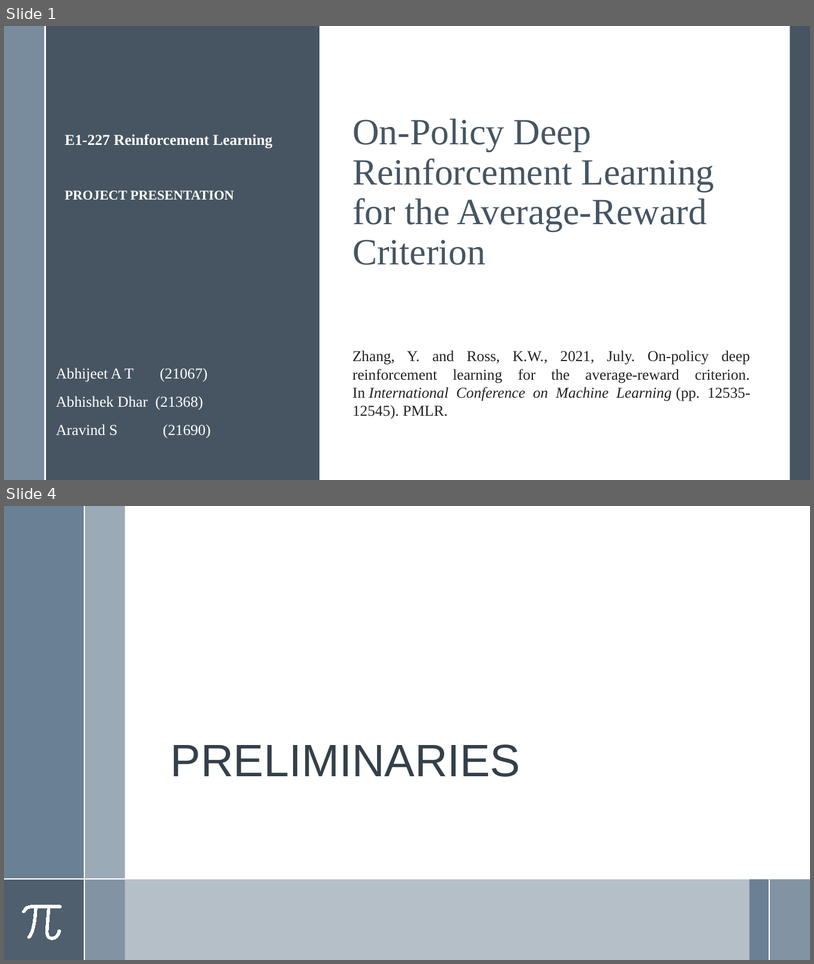
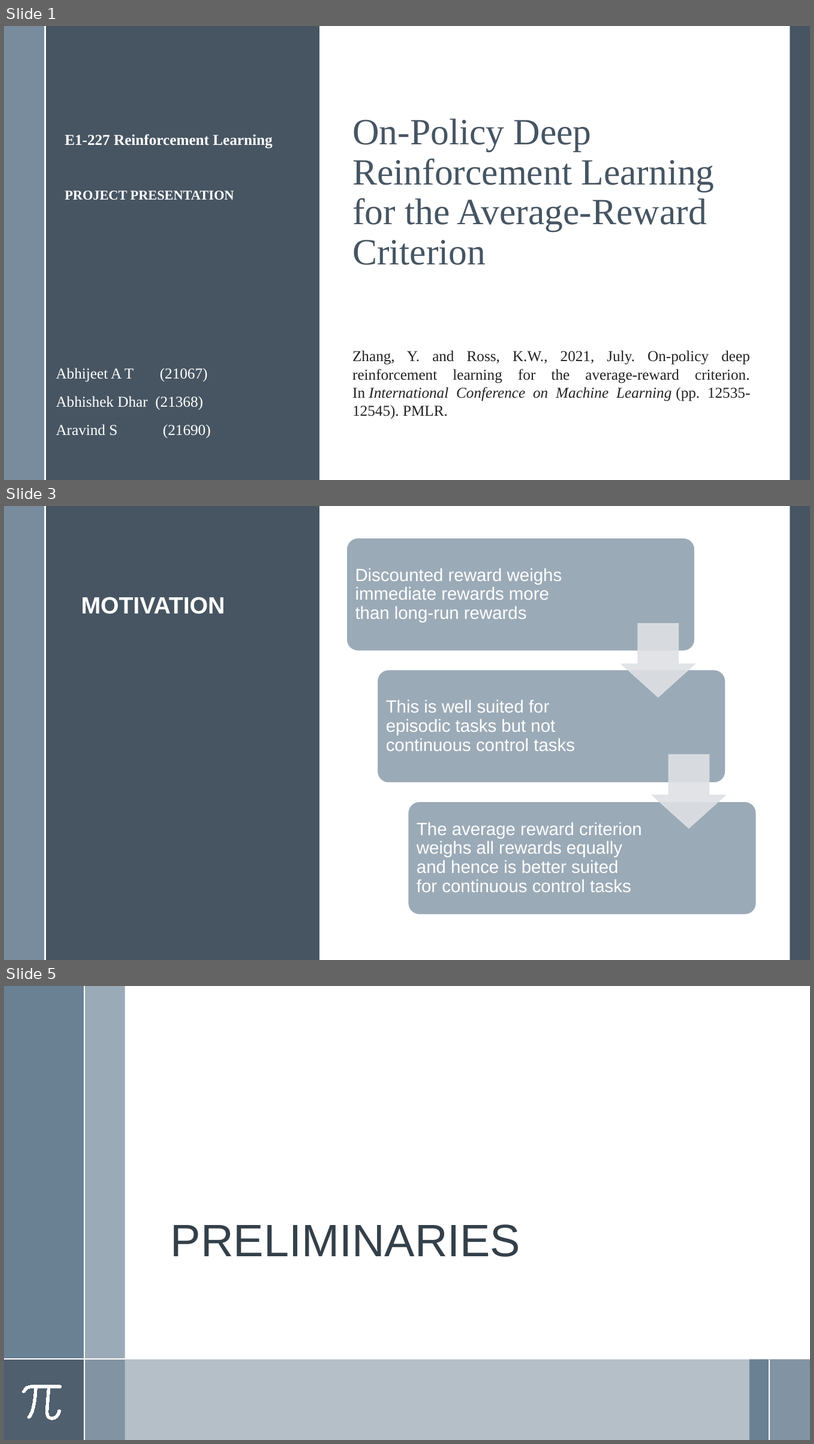
Before and after one commit to abhi-1999/course-work_projects-IISc, a slide deck: Reinforcement Learning_E1-277/Presentation.pptx. Shown one above the other, each under a label of ours: slides 1 and 4 before the commit, slides 1, 3 and 5 after it; the slides between them are not shown. The pictures are 814x964 and 814x1444 pixels, drawn with LibreOffice and Linux fonts; fonts in the diff are those of the drawing. Boxes give left, top, right and bottom in pixels: in the first picture for what was removed or moved away, otherwise in the second. Text is boxed around its words. In the diff, an @@ line names an element or a change of style, - is before the commit and + after.

```diff
--- a/Reinforcement Learning_E1-277/Presentation.pptx
+++ b/Reinforcement Learning_E1-277/Presentation.pptx
@@ slide 3 added at (4, 506, 810, 960), background #FFFFFF; not listed: 4 template elements that a slide beside it also shows @@
@@ title added at (81, 597, 225, 614), 28 pt, text #FFFFFF, bold @@
+MOTIVATION
@@ group added at (347, 538, 756, 915): 3 rounded rectangles, 3 texts, 2 down arrows @@
+Discounted reward weighs immediate rewards more than long-run rewards
+This is well suited for episodic tasks but not continuous control tasks
+The average reward criterion weighs all rewards equally and hence is better suited for continuous control tasks
@@ what was slide 4 is now slide 5 @@
```
Also in this commit, not shown: 7 slides changed, 1 other slide added, 1 slide removed, 4 other files.
